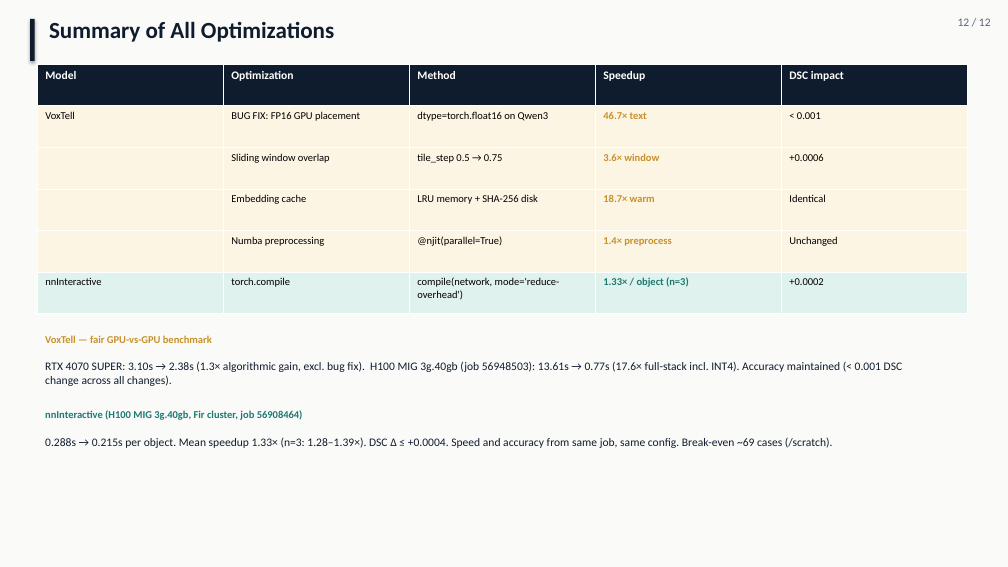
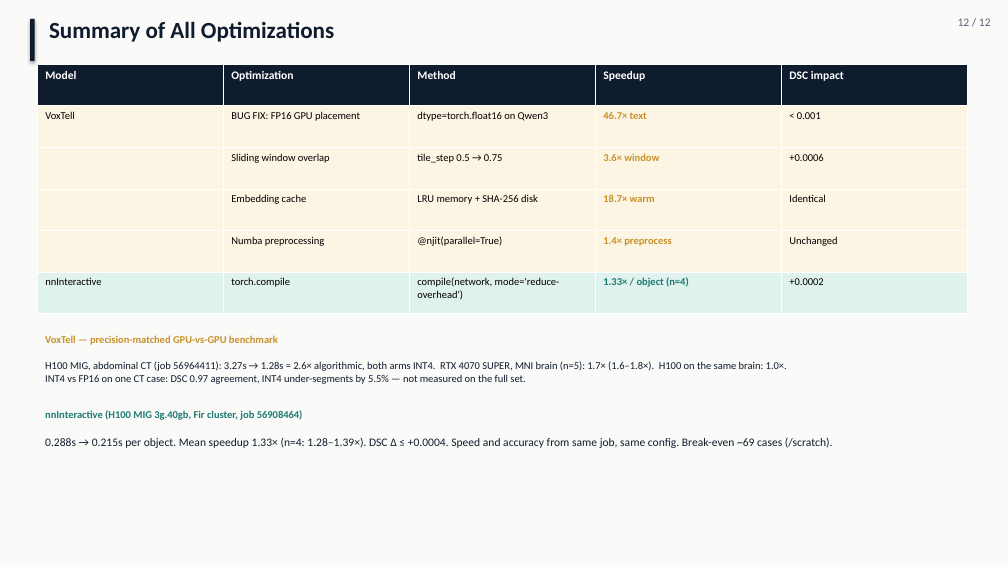
Before and after one commit to pentaexe/VoxTell-main, a slide deck: slide 12 of slides.pptx. Drawn at 1008x567 pixels with LibreOffice and Linux fonts; fonts in the diff are those of the drawing. Boxes give left, top, right and bottom in pixels: in the first picture for what was removed or moved away, otherwise in the second. Text is boxed around its words. In the diff, an @@ line names an element or a change of style, - is before the commit and + after.

```diff
--- a/slides.pptx
+++ b/slides.pptx
@@ table at bbox=[38, 64, 968, 314] @@
-row 6, column 4: 1.33× / object (n=3)
+row 6, column 4: 1.33× / object (n=4)
@@ text at bbox=[45, 335, 278, 345]: text changed @@
-VoxTell — fair GPU-vs-GPU benchmark
+VoxTell — precision-matched GPU-vs-GPU benchmark
@@ text at bbox=[45, 361, 787, 384]: text changed; size 11 to 10 pt @@
-RTX 4070 SUPER: 3.10s → 2.38s (1.3× algorithmic gain, excl. bug fix). H100 MIG 3g.40gb (job 56948503): 13.61s → 0.77s (17.6× full-stack incl. INT4). Accuracy maintained (< 0.001 DSC change across all changes).
+H100 MIG, abdominal CT (job 56964411): 3.27s → 1.28s = 2.6× algorithmic, both arms INT4. RTX 4070 SUPER, MNI brain (n=5): 1.7× (1.6–1.8×). H100 on the same brain: 1.0×.
+INT4 vs FP16 on one CT case: DSC 0.97 agreement, INT4 under-segments by 5.5% — not measured on the full set.
@@ text at bbox=[45, 437, 833, 448]: text changed @@
-0.288s → 0.215s per object. Mean speedup 1.33× (n=3: 1.28–1.39×). DSC Δ ≤ +0.0004. Speed and accuracy from same job, same config. Break-even ~69 cases (/scratch).
+0.288s → 0.215s per object. Mean speedup 1.33× (n=4: 1.28–1.39×). DSC Δ ≤ +0.0004. Speed and accuracy from same job, same config. Break-even ~69 cases (/scratch).
```
Also in this commit, not shown: 8 other slides changed, 1 other file.
